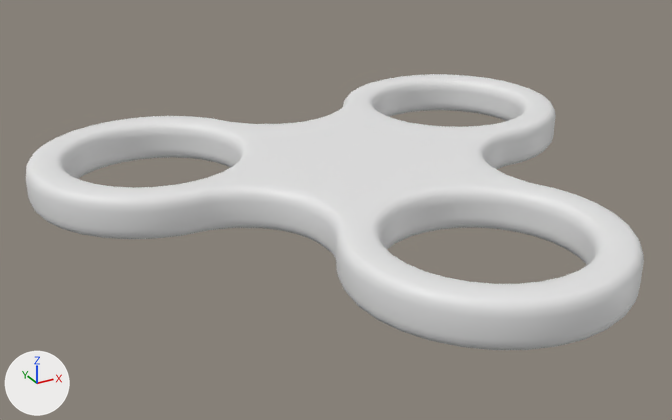
The Blender file assets/fidget_spinner3.blend, before and after one commit.
Before and after are seen from a 50 mm lens placed at (-0.0535, -0.0912, 0.0413), pointed at (-0.0057, -0.0042, -0.0022). Every picture has the same lights, and +X, +Y and +Z are marked at lower left.

Before the edit, the objects in view are built like this:
```python
me_cylinder_006 = bpy.data.meshes.new('Cylinder.006')
me_cylinder_006.from_pydata(...)  # 1496 vertices, 1560 faces; spans x -0.0545..0.0545, y -0.097..0.0034, z -0.0025..0.0025
me_cylinder_006.polygons.foreach_set('use_smooth', [True] * 1560)
ob_fidget = bpy.data.objects.new('Fidget', me_cylinder_006)
ob_fidget.location = (0.02179, -0.01258, 0.0)
ob_fidget.rotation_euler = (0.0, 0.0, -2.094)  # degrees (0, 0, -120)
ob_fidget.scale = (0.671, 0.671, 1.0)
_m = ob_fidget.modifiers.new('Bevel', 'BEVEL')
_m.width = 0.001
_m.width_pct = 0.001
_m.segments = 3
_m.angle_limit = 0.785
_m.offset_type = 'DEPTH'
_m.spread = 0.0
```
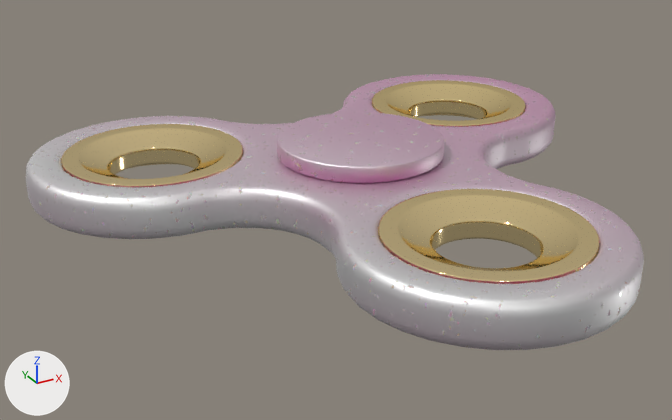
Boxes (x1, y1, x2, y2) around the edits, measured in the pictures (672 x 420 px):
'Fidget', recoloured, moved (white to grey): (26, 74, 644, 350) in both
'Poids', added: after (378, 189, 599, 284)
'Cylinder', added: after (277, 112, 444, 183)
'Poids.002', added: after (61, 124, 243, 188)
'Poids.001', added: after (372, 80, 525, 127)

Diff of the bpy script that builds the scene:
```diff
--- a/assets/fidget_spinner3.blend.py
+++ b/assets/fidget_spinner3.blend.py
@@ ng_pbr_dielectric @@
+ng_pbr_dielectric = bpy.data.node_groups.new('PBR Dielectric', 'ShaderNodeTree')
+# nodes: BsdfDiffuse, Group, Math
+# colours: red #e7252e
@@ ng_reflection @@
+ng_reflection = bpy.data.node_groups.new('Reflection', 'ShaderNodeTree')
+# nodes: BsdfAnisotropic, Group, Math, Mix, MixShader
+# colours: white #ffffff
@@ ng_fresnel @@
+ng_fresnel = bpy.data.node_groups.new('Fresnel', 'ShaderNodeTree')
+# nodes: Fresnel, LayerWeight, Math, Mix, NewGeometry
@@ ng_pbr_metal @@
+ng_pbr_metal = bpy.data.node_groups.new('PBR Metal', 'ShaderNodeTree')
+# nodes: BsdfAnisotropic, Group, Math, Mix
+# colours: red #bc000b, blue #0002ff, white #ffffff
@@ ng_metal_color @@
+ng_metal_color = bpy.data.node_groups.new('Metal Color', 'ShaderNodeTree')
+# nodes: RGB
+# colours: light grey #c5c7c8, white #fcfaf5, white #f5f6f6, yellow #ffe39d, beige #fad1c2, light grey #c4c5c4, light grey #d4cdc0, light grey #c2bbb3
@@ mat_glitter @@
+mat_glitter = bpy.data.materials.new('Glitter')
+# nodes: Group, MixShader, OutputMaterial, TexCoord, TexNoise, ValToRGB
+# colours: black #000000, white #ffffff, pink #af328a
@@ mat_laiton @@
+mat_laiton = bpy.data.materials.new('Laiton')
+# nodes: Group, OutputMaterial
@@ me_cylinder_006 @@
 me_cylinder_006.from_pydata(...)  # 1496 vertices, 1560 faces; spans x -0.0545..0.0545, y -0.097..0.0034, z -0.0025..0.0025
 # used by ob_fidget; location = (0.02179, -0.01258, 0.0); rotation_euler = (0.0, 0.0, -2.094), in degrees (0, 0, -120); scale = (0.671, 0.671, 1.0)
+# me_cylinder_006 part 1: the whole mesh is moved by (0.0, 0.0375, 0.0)
+me_cylinder_006.materials.append(mat_glitter)
@@ ob_fidget @@
 ob_fidget = bpy.data.objects.new('Fidget', me_cylinder_006)
-ob_fidget.location = (0.02179, -0.01258, 0.0)
+ob_fidget.location = (0.0, 0.0, 0.0)
 ob_fidget.rotation_euler = (0.0, 0.0, -2.094)  # degrees (0, 0, -120)
@@ ob_poids @@
+ob_poids = bpy.data.objects.new('Poids', me_cylinder)  # 576 vertices, 576 faces; spans x -0.01..0.01, y -0.01..0.01, z -0.0025..0.0025; modifiers SUBSURF
+ob_poids.parent = ob_fidget
+ob_poids.location = (0.0, -0.025, 0.0)
+ob_poids.scale = (1.08, 1.08, 1.0)
@@ ob_poids_001 @@
+ob_poids_001 = bpy.data.objects.new('Poids.001', me_cylinder)  # 576 vertices, 576 faces; spans x -0.01..0.01, y -0.01..0.01, z -0.0025..0.0025; modifiers SUBSURF
+ob_poids_001.parent = ob_fidget
+ob_poids_001.location = (0.0217, 0.0125, 0.0)
+ob_poids_001.rotation_euler = (0.0, 0.0, 2.094)  # degrees (0, 0, 120)
+ob_poids_001.scale = (1.08, 1.08, 1.0)
@@ ob_poids_002 @@
+ob_poids_002 = bpy.data.objects.new('Poids.002', me_cylinder)  # 576 vertices, 576 faces; spans x -0.01..0.01, y -0.01..0.01, z -0.0025..0.0025; modifiers SUBSURF
+ob_poids_002.parent = ob_fidget
+ob_poids_002.location = (-0.0217, 0.0125, 0.0)
+ob_poids_002.rotation_euler = (0.0, 0.0, 4.189)  # degrees (0, 0, 240)
+ob_poids_002.scale = (1.08, 1.08, 1.0)
@@ ob_cylinder @@
+ob_cylinder = bpy.data.objects.new('Cylinder', me_cylinder_002)  # a 32-sided cylinder along z spanning x -0.01..0.01, y -0.01..0.01, z -0.001..0.001; modifiers BEVEL
+ob_cylinder.location = (0.0, 0.0, 0.00356)
```
